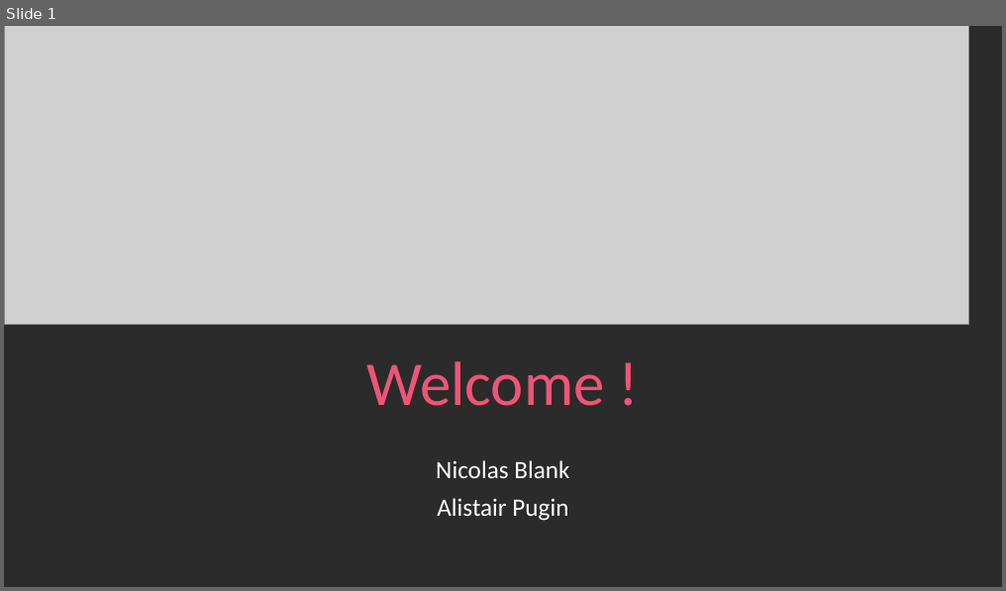
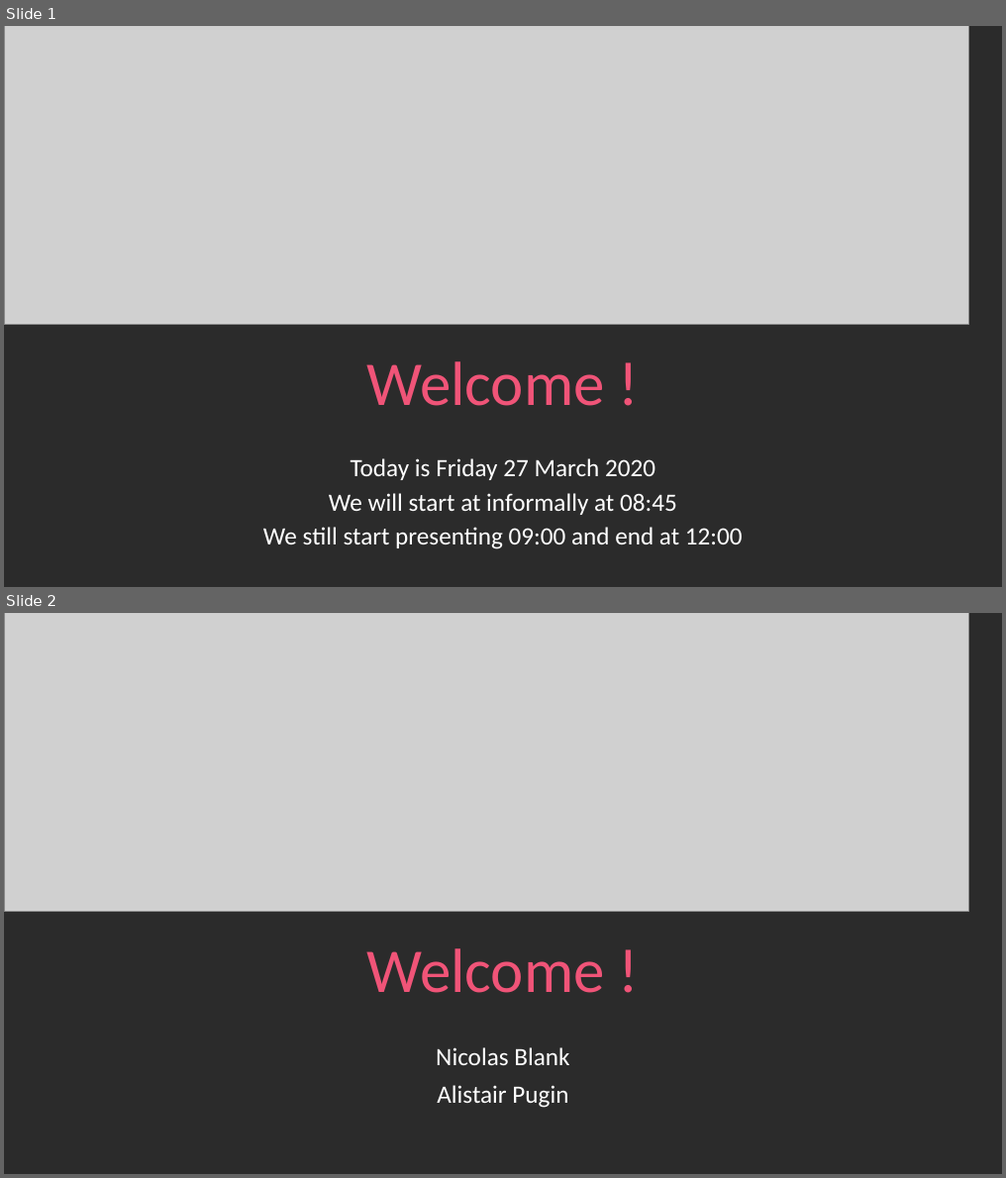
Before and after one commit to nicolasblank/cloudfridays, a slide deck: content/CAF/0. Introduction.pptx. Shown one above the other, each under a label of ours: slide 1 before the commit, slides 1 and 2 after it. The pictures are 1006x591 and 1006x1178 pixels, drawn with LibreOffice and Linux fonts; fonts in the diff are those of the drawing; grey boxes stand for pictures; background and template pictures are left out; a plain dark background stands for a picture behind light text. Boxes give left, top, right and bottom in pixels: in the first picture for what was removed or moved away, otherwise in the second. Text is boxed around its words. In the diff, an @@ line names an element or a change of style, - is before the commit and + after.

```diff
--- a/content/CAF/0. Introduction.pptx
+++ b/content/CAF/0. Introduction.pptx
@@ slide 1 added at box(4, 26, 1002, 587), background picture (left out) @@
@@ picture added at box(4, 26, 969, 325) @@
@@ title added at box(366, 362, 604, 406), 60 pt, text #F05478 @@
+Welcome !
@@ subtitle added at box(263, 459, 743, 550), 24 pt, text #FFFFFF @@
+Today is Friday 27 March 2020
+We will start at informally at 08:45
+We still start presenting 09:00 and end at 12:00
@@ what was slide 1 is now slide 2 @@
```
Also in this commit, not shown: 2 slides changed, 2 other files.
